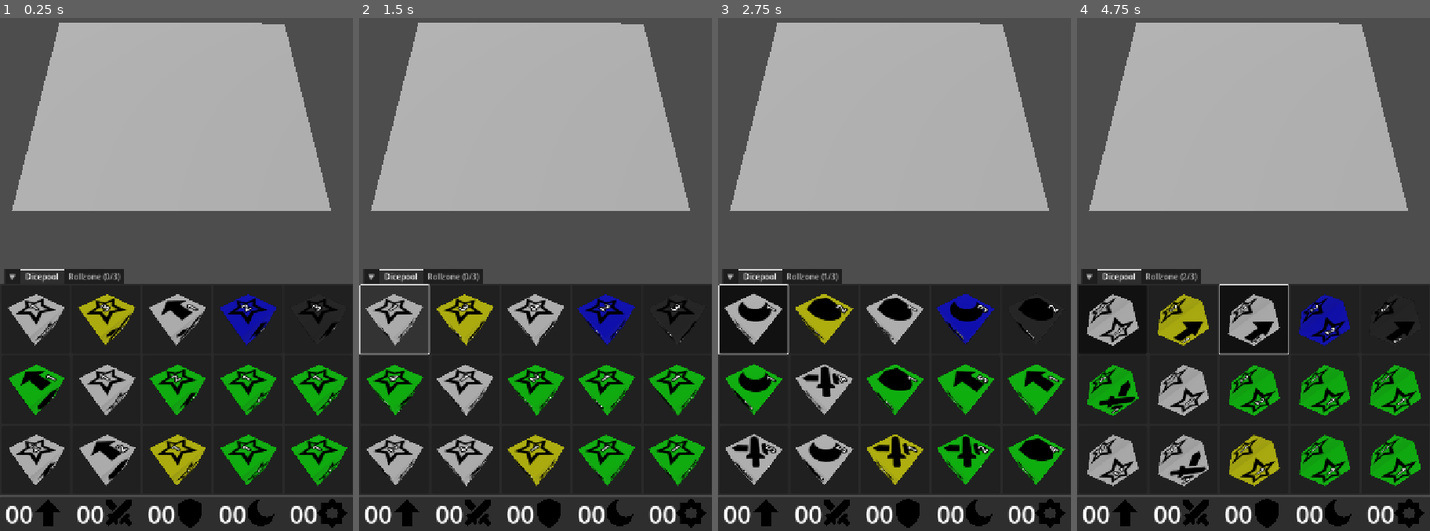
Above: before the commit, frames 1-4 (left to right).
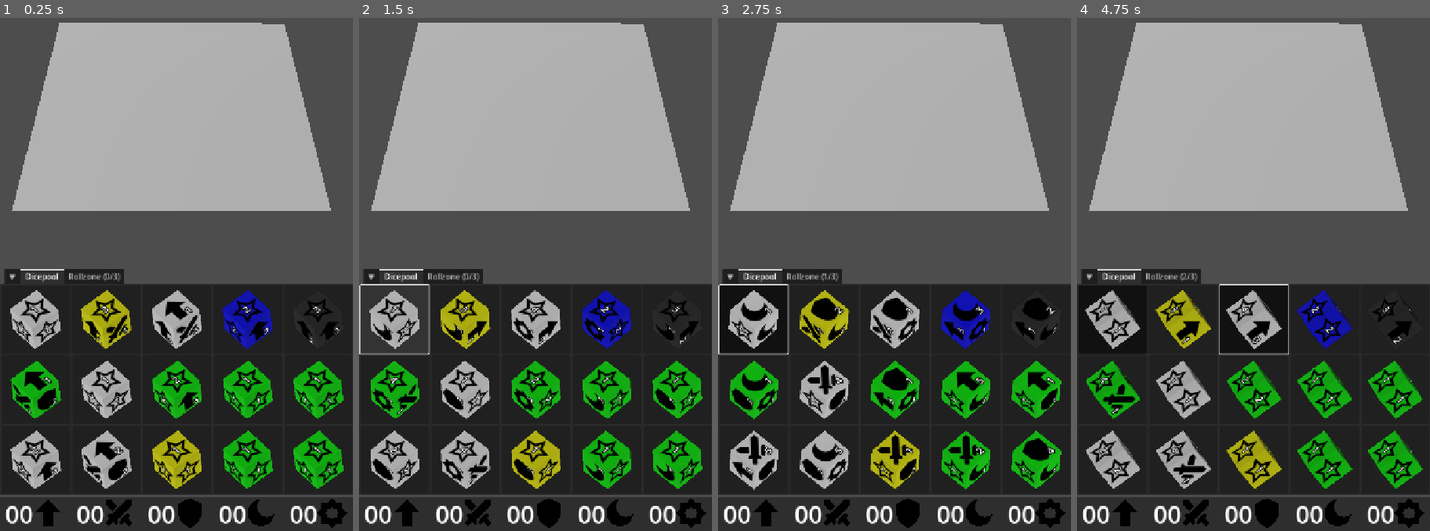
Above: after the commit, the same moments.

Repository: francocurotto/DDMre
Game: Godot game, scene res://test.tscn
Two runs of this game, one before a commit and one after it. Both use one fixed random seed, a clock stepped at 60 frames per second and the inputs below.
Inputs (mouse positions are in pixels of both pictures, inside the frame that each line leads up to):
- Up to frame 1 (0.25 s): no input
- Up to frame 2 (1.5 s): click (394, 320) at 0.52 s; click (394, 320) at 1.27 s
- Up to frame 3 (2.75 s): click (753, 320) at 2.02 s
- Up to frame 4 (4.75 s): move the mouse to (1235, 341) at 2.77 s; click (1235, 341) at 2.92 s; drag from (1359, 310) to (1235, 341) at 3.52 s; move the mouse to (1147, 120) at 4.27 s; click (1147, 120) at 4.42 s

The runs differ from the first frame. In frame 1, 8.4% of the frame differs, in the area x 2-99%, y 53-92%; in frame 2, 9.0%, in the area x 1-99%, y 52-92%; in frame 3, 8.1%; in frame 4, 8.8%.

Commit message:
progress in roll

Diff:
--- a/dice/dice.gd
+++ b/dice/dice.gd
@@ -13,6 +13,12 @@
 	"WARRIOR"     : Color(0.0, 0.0, 1.0),
 	"ITEM"        : Color(0.2, 0.2, 0.2)
 }
+const DIM_ROTATIONS = [
+	Vector3(-PI/2,0,0),
+	Vector3(0,PI,0),
+	Vector3(0,-PI/2,PI/2),
+	Vector3(PI/2,PI,0)
+]
 enum STATE {
 	PREROLL,
 	ROLLING,
@@ -22,12 +28,10 @@
 
 #region public variables
 var state = STATE.PREROLL
+var rolled_side = null # resulted side after roll, null before roll
 var moving : bool :
 	get():
 		return translating and rotating
-var cocked : bool :
-	get():
-		return get_rolled_side() == null
 #endregion
 
 #region private variables
@@ -45,6 +49,7 @@
 	if state == STATE.ROLLING:
 		if not moving:
 			state = STATE.POSTROLL
+			rolled_side = get_rolled_side()
 			roll_stopped.emit()
 #endregion
 
@@ -67,12 +72,18 @@
 	apply_central_impulse(force)
 	apply_torque_impulse(torque)
 
-func get_rolled_side():
-	for side in $Sides.get_children():
-		var facing_direction = side.global_transform.basis.z
-		var dot = facing_direction.dot(Vector3.UP)
-		if dot > 0.9:
-			return side
+func remove():
+	var tween = create_tween()
+	tween.tween_property(self, "scale", Vector3.ZERO, 1)
+	await tween.finished
+	queue_free()
+
+func setup_dim_select(new_position):
+	gravity_scale = 0 # disable gravity
+	var tween = create_tween()
+	tween.tween_property(self, "position", new_position, 1)
+	var index = rolled_side.get_index()
+	tween.parallel().tween_property(self, "rotation", DIM_ROTATIONS[index], 1)
 #endregion
 
 #region private functions
@@ -91,4 +102,11 @@
 	material = material.duplicate()
 	$MeshInstance3D.set_surface_override_material(0, material)
 	material.albedo_color = TYPECOLORS[type]
+
+func get_rolled_side():
+	for side in $Sides.get_children():
+		var facing_direction = side.global_transform.basis.z
+		var dot = facing_direction.dot(Vector3.UP)
+		if dot > 0.9:
+			return side
 #endregion
--- a/dicegui/dicepool/dice_button/dice_button.tscn
+++ b/dicegui/dicepool/dice_button/dice_button.tscn
@@ -44,6 +44,8 @@
 
 [node name="Camera3D" type="Camera3D" parent="MarginContainer/SubViewportContainer/SubViewport"]
 transform = Transform3D(-1, 8.74228e-08, 3.82137e-15, 0, -4.37114e-08, 1, 8.74228e-08, 1, 4.37114e-08, 0, 1.5, 0)
+projection = 1
+size = 2.0
 
 [node name="Dice" parent="MarginContainer/SubViewportContainer/SubViewport" instance=ExtResource("1_3otug")]
 unique_name_in_owner = true
--- a/dicegui/rollzone/rollzone.gd
+++ b/dicegui/rollzone/rollzone.gd
@@ -6,6 +6,7 @@
 
 #region constants
 const DICEPOS = [Vector3(-2.5,0,0), Vector3(0,0,0), Vector3(2.5,0,0)]
+const DICEPOS2 = [Vector3(-1.5,0,0), Vector3(1.5,0,0)]
 enum STATE {
 	NOTFULL,
 	FULL,
@@ -81,27 +82,42 @@
 	return %DiceList.get_children().all(func(dice): return not dice.moving)
 
 func any_dice_cocked():
-	return %DiceList.get_children().any(func(dice): return dice.cocked)
+	return %DiceList.get_children().any(func(dice): return dice.rolled_side == null)
 
 func resolve_roll():
 	var summon_dice = []
 	# resolve crest rolls
 	for dice in %DiceList.get_children():
-		var side = dice.get_rolled_side()
+		var side = dice.rolled_side
 		if side.type != "SUMMON":
 			crest_side_rolled.emit(side)
-			dice.remove()
 		else:
 			summon_dice.append(dice)
 	# resolve summon rolls
-	var dim_dice = []
+	var dim_dice
 	for level in range(1,4):
 		dim_dice = []
 		for dice in summon_dice:
-			var side = dice.get_rolled_side()
-			if side.level == level:
+			if dice.rolled_side.mult == level:
 				dim_dice.append(dice)
 		if len(dim_dice) >= 2:
 			break
-	print(dim_dice)
+	# remove dice not used for dimension
+	for dice in %DiceList.get_children():
+		if dice not in dim_dice:
+			dice.remove()
+	# if can dimension, setup dimension interface
+	if not dim_dice.is_empty():
+		setup_dim(dim_dice)
+
+func setup_dim(dim_dice):
+	# set dim dice position
+	var dice_pos
+	if len(dim_dice) == 2:
+		dice_pos = DICEPOS2
+	else:
+		dice_pos = DICEPOS
+	# move dice
+	for i in len(dim_dice):
+		dim_dice[i].setup_dim_select(dice_pos[i])
 #endregion
--- a/dicegui/rollzone/rollzone.tscn
+++ b/dicegui/rollzone/rollzone.tscn
@@ -27,6 +27,8 @@
 
 [node name="Camera3D" type="Camera3D" parent="VBoxContainer/SubViewportContainer/SubViewport"]
 transform = Transform3D(1, 0, 0, 0, -4.37114e-08, 1, 0, -1, -4.37114e-08, 0, 5, 0)
+projection = 1
+size = 5.0
 
 [node name="DiceList" type="Node3D" parent="VBoxContainer/SubViewportContainer/SubViewport"]
 unique_name_in_owner = true
